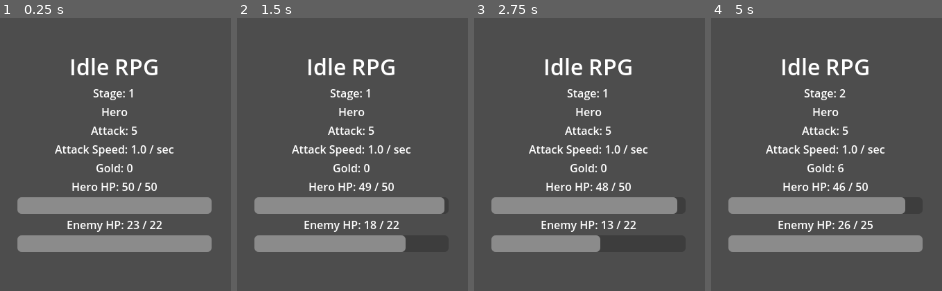
Above: before the commit, frames 1-4 (left to right).
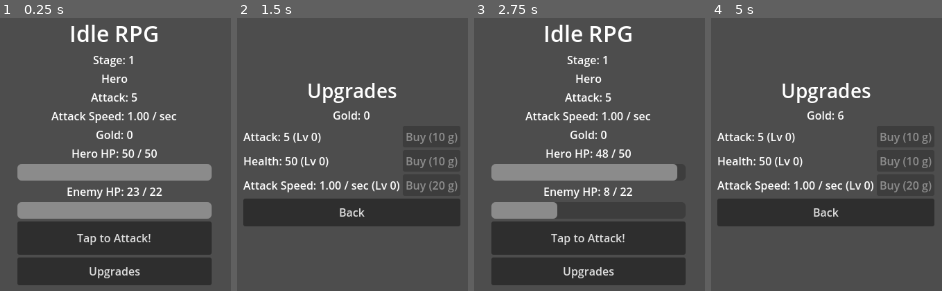
Above: after the commit, the same moments.

Repository: dragonx123/dbfr
Game: Godot game, scene res://scenes/Main.tscn
Same seed, same stepped clock (60 frames per second), same inputs: the game is played once before the commit and once after it.
Inputs (mouse positions are in pixels of both pictures, inside the frame that each line leads up to):
- Up to frame 1 (0.25 s): no input
- Up to frame 2 (1.5 s): click (352, 239) at 0.5 s, where only the run after the commit has a clickable "Tap to Attack!"; click (352, 271) at 1.25 s, where only the run after the commit has a clickable "Upgrades"
- Up to frame 3 (2.75 s): click (589, 211) at 2 s, where only the run after the commit has a clickable "Back"
- Up to frame 4 (5 s): click (826, 239) at 2.75 s, where only the run after the commit has a clickable "Tap to Attack!"; click (826, 271) at 3.5 s, where only the run after the commit has a clickable "Upgrades"; tap Enter at 4.25 s

The runs differ from the first frame. In frame 1, 33% of the frame differs, in the area x 7-92%, y 2-98%; in frame 2, 21%; in frame 3, 32%; in frame 4, 22%.

Commit message:
Add tap-to-damage and the gold/upgrade screen
- GameState.gd: adds an upgrade system — base stats + flat per-level
  bonuses (additive, not multiplicative, per CLAUDE.md's stacking-caps
  rule), geometric gold costs (base * 1.15^level), and buy_*_upgrade()
  purchase functions with recalculate_stats() caching.
- Main.tscn: splits into GamePanel (existing combat screen, now with a
  "Tap to Attack!" button and an "Upgrades" button) and a hidden
  UpgradePanel with one row per stat (current value/level + buy button)
  and a Back button.
- Main.gd: wires up tap-to-damage (shares enemy-death handling with
  auto-attacks via _deal_damage_to_enemy), panel show/hide, and the three
  upgrade purchase handlers with live cost/afford-state label updates.
- docs/01-game-design-doc.md: documents the upgrade cost/growth formula
  now that it's implemented, keeping the doc in sync with code.

Held off on the requested "auto-tap for gems / premium currency" feature —
per CLAUDE.md, monetization is explicitly Phase 2+ and needs an explicit
go-ahead rather than being folded in silently.

Diff:
--- a/scenes/Main.tscn
+++ b/scenes/Main.tscn
@@ -11,7 +11,7 @@
 grow_vertical = 2
 script = ExtResource("1")
 
-[node name="VBoxContainer" type="VBoxContainer" parent="."]
+[node name="GamePanel" type="VBoxContainer" parent="."]
 layout_mode = 1
 anchors_preset = 8
 anchor_left = 0.5
@@ -23,57 +23,132 @@
 custom_minimum_size = Vector2(280, 0)
 alignment = 1
 
-[node name="TitleLabel" type="Label" parent="VBoxContainer"]
+[node name="TitleLabel" type="Label" parent="GamePanel"]
 layout_mode = 2
 theme_override_font_sizes/font_size = 32
 text = "Idle RPG"
 horizontal_alignment = 1
 
-[node name="StageLabel" type="Label" parent="VBoxContainer"]
+[node name="StageLabel" type="Label" parent="GamePanel"]
 layout_mode = 2
 text = "Stage: 1"
 horizontal_alignment = 1
 
-[node name="HeroNameLabel" type="Label" parent="VBoxContainer"]
+[node name="HeroNameLabel" type="Label" parent="GamePanel"]
 layout_mode = 2
 text = "Hero"
 horizontal_alignment = 1
 
-[node name="AttackLabel" type="Label" parent="VBoxContainer"]
+[node name="AttackLabel" type="Label" parent="GamePanel"]
 layout_mode = 2
 text = "Attack: 0"
 horizontal_alignment = 1
 
-[node name="AttackSpeedLabel" type="Label" parent="VBoxContainer"]
+[node name="AttackSpeedLabel" type="Label" parent="GamePanel"]
 layout_mode = 2
 text = "Attack Speed: 0 / sec"
 horizontal_alignment = 1
 
-[node name="GoldLabel" type="Label" parent="VBoxContainer"]
+[node name="GoldLabel" type="Label" parent="GamePanel"]
 layout_mode = 2
 text = "Gold: 0"
 horizontal_alignment = 1
 
-[node name="HeroHealthLabel" type="Label" parent="VBoxContainer"]
+[node name="HeroHealthLabel" type="Label" parent="GamePanel"]
 layout_mode = 2
 text = "Hero HP: 0 / 0"
 horizontal_alignment = 1
 
-[node name="HeroHealthBar" type="ProgressBar" parent="VBoxContainer"]
+[node name="HeroHealthBar" type="ProgressBar" parent="GamePanel"]
 layout_mode = 2
 custom_minimum_size = Vector2(0, 24)
 max_value = 1.0
 value = 1.0
 show_percentage = false
 
-[node name="EnemyHealthLabel" type="Label" parent="VBoxContainer"]
+[node name="EnemyHealthLabel" type="Label" parent="GamePanel"]
 layout_mode = 2
 text = "Enemy HP: 0 / 0"
 horizontal_alignment = 1
 
-[node name="EnemyHealthBar" type="ProgressBar" parent="VBoxContainer"]
+[node name="EnemyHealthBar" type="ProgressBar" parent="GamePanel"]
 layout_mode = 2
 custom_minimum_size = Vector2(0, 24)
 max_value = 1.0
 value = 1.0
 show_percentage = false
+
+[node name="TapButton" type="Button" parent="GamePanel"]
+layout_mode = 2
+custom_minimum_size = Vector2(0, 48)
+text = "Tap to Attack!"
+
+[node name="UpgradesButton" type="Button" parent="GamePanel"]
+layout_mode = 2
+custom_minimum_size = Vector2(0, 40)
+text = "Upgrades"
+
+[node name="UpgradePanel" type="VBoxContainer" parent="."]
+visible = false
+layout_mode = 1
+anchors_preset = 8
+anchor_left = 0.5
+anchor_top = 0.5
+anchor_right = 0.5
+anchor_bottom = 0.5
+grow_horizontal = 2
+grow_vertical = 2
+custom_minimum_size = Vector2(280, 0)
+alignment = 1
+
+[node name="TitleLabel" type="Label" parent="UpgradePanel"]
+layout_mode = 2
+theme_override_font_sizes/font_size = 28
+text = "Upgrades"
+horizontal_alignment = 1
+
+[node name="GoldLabel" type="Label" parent="UpgradePanel"]
+layout_mode = 2
+text = "Gold: 0"
+horizontal_alignment = 1
+
+[node name="AttackRow" type="HBoxContainer" parent="UpgradePanel"]
+layout_mode = 2
+
+[node name="AttackUpgradeLabel" type="Label" parent="UpgradePanel/AttackRow"]
+layout_mode = 2
+size_flags_horizontal = 3
+text = "Attack: 5 (Lv 0)"
+
+[node name="AttackBuyButton" type="Button" parent="UpgradePanel/AttackRow"]
+layout_mode = 2
+text = "Buy (10 g)"
+
+[node name="HealthRow" type="HBoxContainer" parent="UpgradePanel"]
+layout_mode = 2
+
+[node name="HealthUpgradeLabel" type="Label" parent="UpgradePanel/HealthRow"]
+layout_mode = 2
+size_flags_horizontal = 3
+text = "Health: 50 (Lv 0)"
+
+[node name="HealthBuyButton" type="Button" parent="UpgradePanel/HealthRow"]
+layout_mode = 2
+text = "Buy (10 g)"
+
+[node name="AttackSpeedRow" type="HBoxContainer" parent="UpgradePanel"]
+layout_mode = 2
+
+[node name="AttackSpeedUpgradeLabel" type="Label" parent="UpgradePanel/AttackSpeedRow"]
+layout_mode = 2
+size_flags_horizontal = 3
+text = "Attack Speed: 1.00 / sec (Lv 0)"
+
+[node name="AttackSpeedBuyButton" type="Button" parent="UpgradePanel/AttackSpeedRow"]
+layout_mode = 2
+text = "Buy (20 g)"
+
+[node name="BackButton" type="Button" parent="UpgradePanel"]
+layout_mode = 2
+custom_minimum_size = Vector2(0, 40)
+text = "Back"
--- a/scripts/Main.gd
+++ b/scripts/Main.gd
@@ -2,32 +2,46 @@
 ## Main.gd
 ##
 ## The main (and, for now, only) gameplay screen. Handles:
-##   - Displaying the hero's stats and gold (from GameState)
-##   - Running the auto-combat loop: the hero and the current enemy attack
-##     each other on their own independent timers — no player input needed
-##   - Spawning a new Enemy (see scripts/Enemy.gd) whenever one dies, and
-##     advancing the stage counter
-##   - Handling the hero "dying" (HP hits 0): they respawn instantly at
-##     full health, on the same stage. No extra punishment — this is an
-##     idle game, so failure should just cost a little time, not progress.
+##   - Displaying hero stats, gold, and combat state (from GameState)
+##   - Running the auto-combat loop: hero and enemy attack each other on
+##     independent timers, no input required
+##   - Tap-to-damage: tapping/clicking the "Tap to Attack!" button deals one
+##     extra hit's worth of damage, on top of auto-combat
+##   - The Upgrade panel: toggled with a button, lets the player spend gold
+##     to raise Attack / Health / Attack Speed (cost & growth math lives in
+##     GameState.gd)
+##   - Hero "dying" (HP hits 0): respawns instantly at full health, same
+##     stage — idle games shouldn't punish failure harshly
 ##
-## NOT in this step yet: tap-to-damage, the upgrade screen, save/load,
-## offline earnings, prestige. Those come later, one at a time.
+## NOT in this step yet: save/load, offline earnings, prestige.
 
-@onready var stage_label: Label = $VBoxContainer/StageLabel
-@onready var hero_name_label: Label = $VBoxContainer/HeroNameLabel
-@onready var attack_label: Label = $VBoxContainer/AttackLabel
-@onready var attack_speed_label: Label = $VBoxContainer/AttackSpeedLabel
-@onready var gold_label: Label = $VBoxContainer/GoldLabel
-@onready var hero_health_label: Label = $VBoxContainer/HeroHealthLabel
-@onready var hero_health_bar: ProgressBar = $VBoxContainer/HeroHealthBar
-@onready var enemy_health_label: Label = $VBoxContainer/EnemyHealthLabel
-@onready var enemy_health_bar: ProgressBar = $VBoxContainer/EnemyHealthBar
+## --- Game (combat) panel nodes ---
+@onready var game_panel: VBoxContainer = $GamePanel
+@onready var stage_label: Label = $GamePanel/StageLabel
+@onready var hero_name_label: Label = $GamePanel/HeroNameLabel
+@onready var attack_label: Label = $GamePanel/AttackLabel
+@onready var attack_speed_label: Label = $GamePanel/AttackSpeedLabel
+@onready var gold_label: Label = $GamePanel/GoldLabel
+@onready var hero_health_label: Label = $GamePanel/HeroHealthLabel
+@onready var hero_health_bar: ProgressBar = $GamePanel/HeroHealthBar
+@onready var enemy_health_label: Label = $GamePanel/EnemyHealthLabel
+@onready var enemy_health_bar: ProgressBar = $GamePanel/EnemyHealthBar
+@onready var tap_button: Button = $GamePanel/TapButton
+@onready var upgrades_button: Button = $GamePanel/UpgradesButton
 
-## How often the enemy attacks the hero, in seconds. The hero has an
-## "Attack Speed" stat that controls how often THEY attack; enemies don't
-## have their own attack-speed stat in Phase 1, so this is just a flat
-## interval for every enemy.
+## --- Upgrade panel nodes ---
+@onready var upgrade_panel: VBoxContainer = $UpgradePanel
+@onready var upgrade_gold_label: Label = $UpgradePanel/GoldLabel
+@onready var attack_upgrade_label: Label = $UpgradePanel/AttackRow/AttackUpgradeLabel
+@onready var attack_buy_button: Button = $UpgradePanel/AttackRow/AttackBuyButton
+@onready var health_upgrade_label: Label = $UpgradePanel/HealthRow/HealthUpgradeLabel
+@onready var health_buy_button: Button = $UpgradePanel/HealthRow/HealthBuyButton
+@onready var attack_speed_upgrade_label: Label = $UpgradePanel/AttackSpeedRow/AttackSpeedUpgradeLabel
+@onready var attack_speed_buy_button: Button = $UpgradePanel/AttackSpeedRow/AttackSpeedBuyButton
+@onready var back_button: Button = $UpgradePanel/BackButton
+
+## How often the enemy attacks the hero, in seconds. Enemies don't have
+## their own attack-speed stat in Phase 1, so this is a flat interval.
 const ENEMY_ATTACK_INTERVAL: float = 1.0
 
 var current_enemy: Enemy
@@ -35,18 +49,27 @@
 var enemy_attack_timer: float = 0.0
 
 func _ready() -> void:
-	# Fresh start every time this screen loads: full health, from GameState's
-	## own max_health. (There's no save/load yet, so this always runs once.)
 	GameState.hero_current_health = GameState.max_health
+
+	# A "signal" is Godot's way of announcing "something happened" so other
+	# code can react to it. Every Button node emits a "pressed" signal
+	# whenever it's clicked or tapped. `.connect()` hooks one of our own
+	# functions up to run automatically whenever that signal fires.
+	tap_button.pressed.connect(_on_tap_button_pressed)
+	upgrades_button.pressed.connect(_show_upgrade_panel)
+	back_button.pressed.connect(_show_game_panel)
+	attack_buy_button.pressed.connect(_on_buy_attack_pressed)
+	health_buy_button.pressed.connect(_on_buy_health_pressed)
+	attack_speed_buy_button.pressed.connect(_on_buy_attack_speed_pressed)
+
 	_update_static_labels()
 	_spawn_enemy()
 
-## _process() is a built-in Godot function that runs once per rendered
-## frame; `delta` is how many seconds passed since the last frame. We use
-## it to advance both combat timers. This is normal for a real-time combat
-## loop — the CLAUDE.md rule against recalculating stats in _process() is
-## about not redoing the whole stat-block math every frame, not about
-## simple timers like this one.
+## _process() runs once per rendered frame; `delta` is the time in seconds
+## since the last frame. Used here to advance both combat timers. This is
+## normal for a real-time combat loop — the CLAUDE.md rule against
+## recalculating stats in _process() is about not redoing the whole
+## stat-block math every frame, not about simple timers like these.
 func _process(delta: float) -> void:
 	if current_enemy == null:
 		return
@@ -55,7 +78,7 @@
 	var hero_attack_interval: float = 1.0 / max(GameState.attack_speed, 0.01)
 	while hero_attack_timer >= hero_attack_interval:
 		hero_attack_timer -= hero_attack_interval
-		_hero_attacks()
+		_deal_damage_to_enemy(GameState.attack)
 		if current_enemy == null:
 			return  # enemy just died; _spawn_enemy() already ran
 
@@ -65,9 +88,19 @@
 		_enemy_attacks()
 
 	_update_combat_labels()
+	if upgrade_panel.visible:
+		_update_upgrade_labels()  # keep gold/costs live while panel is open
 
-func _hero_attacks() -> void:
-	current_enemy.take_damage(GameState.attack)
+## --- Tap-to-damage ---
+func _on_tap_button_pressed() -> void:
+	if current_enemy == null:
+		return
+	_deal_damage_to_enemy(GameState.attack)
+
+## Shared by both auto-attacks and taps, so enemy-death handling (gold,
+## stage advance, next spawn) only lives in one place.
+func _deal_damage_to_enemy(amount: float) -> void:
+	current_enemy.take_damage(amount)
 	if current_enemy.is_dead():
 		GameState.gold += current_enemy.gold_reward
 		GameState.current_stage += 1
@@ -83,10 +116,35 @@
 	enemy_attack_timer = 0.0
 	_update_combat_labels()
 
+## --- Upgrade panel show/hide ---
+func _show_upgrade_panel() -> void:
+	game_panel.visible = false
+	upgrade_panel.visible = true
+	_update_upgrade_labels()
+
+func _show_game_panel() -> void:
+	upgrade_panel.visible = false
+	game_panel.visible = true
+
+func _on_buy_attack_pressed() -> void:
+	GameState.buy_attack_upgrade()
+	_update_upgrade_labels()
+	_update_static_labels()
+
+func _on_buy_health_pressed() -> void:
+	GameState.buy_health_upgrade()
+	_update_upgrade_labels()
+
+func _on_buy_attack_speed_pressed() -> void:
+	GameState.buy_attack_speed_upgrade()
+	_update_upgrade_labels()
+	_update_static_labels()
+
+## --- Label refreshers ---
 func _update_static_labels() -> void:
 	hero_name_label.text = GameState.hero_name
 	attack_label.text = "Attack: %d" % GameState.attack
-	attack_speed_label.text = "Attack Speed: %.1f / sec" % GameState.attack_speed
+	attack_speed_label.text = "Attack Speed: %.2f / sec" % GameState.attack_speed
 
 func _update_combat_labels() -> void:
 	stage_label.text = "Stage: %d" % GameState.current_stage
@@ -100,3 +158,21 @@
 		enemy_health_label.text = "Enemy HP: %d / %d" % [int(ceil(current_enemy.current_health)), int(current_enemy.max_health)]
 		enemy_health_bar.max_value = current_enemy.max_health
 		enemy_health_bar.value = current_enemy.current_health
+
+func _update_upgrade_labels() -> void:
+	upgrade_gold_label.text = "Gold: %d" % GameState.gold
+
+	attack_upgrade_label.text = "Attack: %d (Lv %d)" % [GameState.attack, GameState.attack_upgrade_level]
+	var attack_cost := GameState.get_attack_upgrade_cost()
+	attack_buy_button.text = "Buy (%d g)" % attack_cost
+	attack_buy_button.disabled = GameState.gold < attack_cost
+
+	health_upgrade_label.text = "Health: %d (Lv %d)" % [GameState.max_health, GameState.health_upgrade_level]
+	var health_cost := GameState.get_health_upgrade_cost()
+	health_buy_button.text = "Buy (%d g)" % health_cost
+	health_buy_button.disabled = GameState.gold < health_cost
+
+	attack_speed_upgrade_label.text = "Attack Speed: %.2f / sec (Lv %d)" % [GameState.attack_speed, GameState.attack_speed_upgrade_level]
+	var speed_cost := GameState.get_attack_speed_upgrade_cost()
+	attack_speed_buy_button.text = "Buy (%d g)" % speed_cost
+	attack_speed_buy_button.disabled = GameState.gold < speed_cost
--- a/scripts/autoload/GameState.gd
+++ b/scripts/autoload/GameState.gd
@@ -9,8 +9,8 @@
 ## live value — no need to find a specific node or pass data between scenes.
 ##
 ## This is our central hub for the hero's data: stats, gold, current stage,
-## etc. Later systems (combat, upgrades, save/load, prestige) will all read
-## and write through here, so there's one source of truth.
+## upgrade levels, etc. Later systems (save/load, prestige) will read and
+## write through here too, so there's one source of truth.
 ##
 ## Phase 1 (MVP) scope only — see CLAUDE.md / docs/01-game-design-doc.md.
 ## One hero, three stats. Do not add skill-tree/class/equipment fields here
@@ -19,15 +19,42 @@
 ## --- Hero identity ---
 var hero_name: String = "Hero"
 
-## --- Base stats (Phase 1: just these three) ---
-## These are the RAW base values, before any upgrade bonuses are applied.
-## Once we add the upgrade screen, upgrades will modify these bases, and
-## any "effective" stat used in combat will be recalculated FROM these —
-## per the architecture rule "stat recalculation is cached": we recompute
-## only when something changes (an upgrade is bought), never every frame.
-var attack: int = 5
-var max_health: int = 50
-var attack_speed: float = 1.0  # attacks per second
+## --- Base stats (before any upgrades) ---
+## These never change — they're the starting point. Upgrades add a FLAT
+## bonus per level on top of these (see recalculate_stats() below).
+## Additive on purpose: CLAUDE.md flags multiplicative stat stacking
+## without caps as something to avoid, so Phase 1 upgrades add instead of
+## multiply. Placeholder tuning values — expect to adjust after playtesting.
+const BASE_ATTACK: int = 5
+const BASE_MAX_HEALTH: int = 50
+const BASE_ATTACK_SPEED: float = 1.0
+
+## How much each upgrade level adds to its stat. Placeholder tuning values.
+const ATTACK_PER_LEVEL: int = 2
+const HEALTH_PER_LEVEL: int = 10
+const ATTACK_SPEED_PER_LEVEL: float = 0.05
+
+## How much gold the NEXT level of an upgrade costs: base * growth^level.
+## Placeholder tuning values, same "expect to tune" caveat as everywhere
+## else in docs/01-game-design-doc.md §4.
+const ATTACK_UPGRADE_BASE_COST: int = 10
+const HEALTH_UPGRADE_BASE_COST: int = 10
+const ATTACK_SPEED_UPGRADE_BASE_COST: int = 20
+const UPGRADE_COST_GROWTH: float = 1.15
+
+## --- Upgrade levels (how many times each stat has been bought) ---
+var attack_upgrade_level: int = 0
+var health_upgrade_level: int = 0
+var attack_speed_upgrade_level: int = 0
+
+## --- Effective stats (base + upgrades) ---
+## These are the CACHED, computed values everything else in the game reads.
+## Per the "stat recalculation is cached" architecture rule, they're only
+## recomputed inside recalculate_stats() below — which runs when an
+## upgrade is bought, never every frame.
+var attack: int = BASE_ATTACK
+var max_health: int = BASE_MAX_HEALTH
+var attack_speed: float = BASE_ATTACK_SPEED
 
 ## --- Economy / progression ---
 var gold: int = 0
@@ -37,6 +64,61 @@
 ## The hero's CURRENT health during combat — separate from max_health above,
 ## which is the ceiling. This goes down when the enemy lands a hit, and gets
 ## reset to max_health when the hero "respawns" after dying (see Main.gd).
-## Float, not int, because damage amounts may end up fractional once stat
-## scaling/upgrades are added.
+## Float, not int, because damage amounts may end up fractional.
 var hero_current_health: float = float(max_health)
+
+
+## Recomputes attack / max_health / attack_speed from their base values
+## plus current upgrade levels. Call this any time an upgrade level changes
+## — this IS the "recalculate on change, not every frame" step.
+func recalculate_stats() -> void:
+	attack = BASE_ATTACK + attack_upgrade_level * ATTACK_PER_LEVEL
+	max_health = BASE_MAX_HEALTH + health_upgrade_level * HEALTH_PER_LEVEL
+	attack_speed = BASE_ATTACK_SPEED + attack_speed_upgrade_level * ATTACK_SPEED_PER_LEVEL
+
+
+## --- Upgrade costs: how much gold the NEXT level of each upgrade costs ---
+func get_attack_upgrade_cost() -> int:
+	return int(round(ATTACK_UPGRADE_BASE_COST * pow(UPGRADE_COST_GROWTH, attack_upgrade_level)))
+
+func get_health_upgrade_cost() -> int:
+	return int(round(HEALTH_UPGRADE_BASE_COST * pow(UPGRADE_COST_GROWTH, health_upgrade_level)))
+
+func get_attack_speed_upgrade_cost() -> int:
+	return int(round(ATTACK_SPEED_UPGRADE_BASE_COST * pow(UPGRADE_COST_GROWTH, attack_speed_upgrade_level)))
+
+
+## --- Upgrade purchases ---
+## Each returns true if the purchase went through (enough gold), false if
+## not enough gold. The UI uses the return value to decide whether to show
+## any "not enough gold" feedback later.
+func buy_attack_upgrade() -> bool:
+	var cost := get_attack_upgrade_cost()
+	if gold < cost:
+		return false
+	gold -= cost
+	attack_upgrade_level += 1
+	recalculate_stats()
+	return true
+
+func buy_health_upgrade() -> bool:
+	var cost := get_health_upgrade_cost()
+	if gold < cost:
+		return false
+	gold -= cost
+	health_upgrade_level += 1
+	var old_max: int = max_health
+	recalculate_stats()
+	# Heal by however much the ceiling just went up, so buying a Health
+	# upgrade never feels wasted just because you were already near-death.
+	hero_current_health = min(max_health, hero_current_health + (max_health - old_max))
+	return true
+
+func buy_attack_speed_upgrade() -> bool:
+	var cost := get_attack_speed_upgrade_cost()
+	if gold < cost:
+		return false
+	gold -= cost
+	attack_speed_upgrade_level += 1
+	recalculate_stats()
+	return true
Not shown, changed: docs/01-game-design-doc.md
